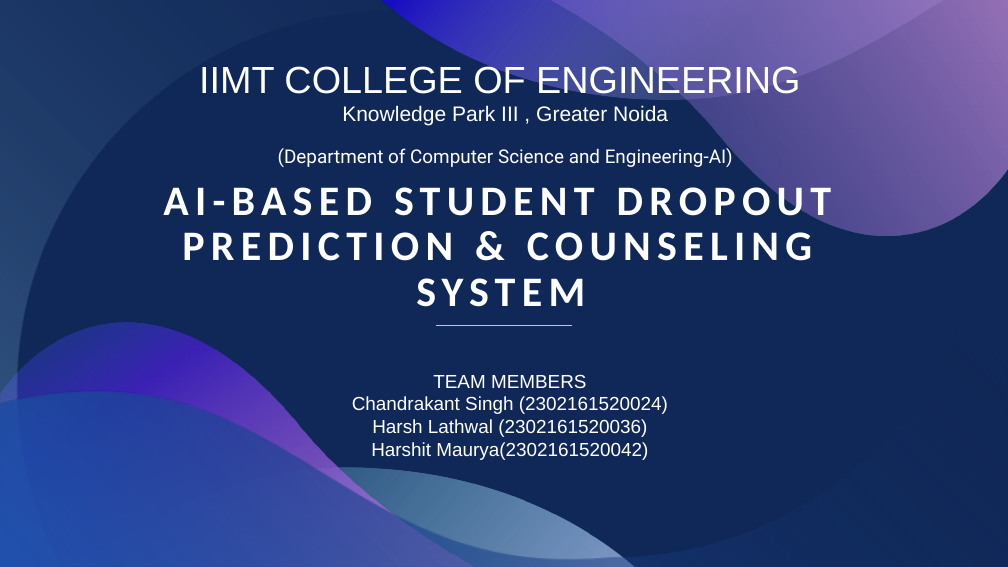
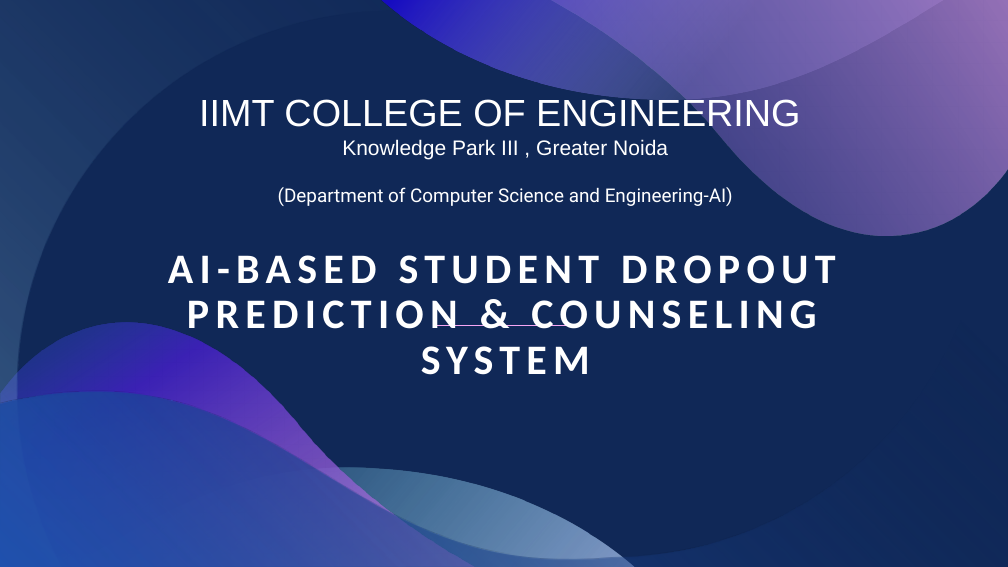
Before and after one commit to zeeshan335530/AI-BASED-DROPOUT-PREDICTION-AND-COUNSELLING-WEBSITE, a slide deck: slide 1 of AI BASED DROPOUT PREDICTION SYSTEM.pptx. Drawn at 1008x567 pixels with LibreOffice and Linux fonts; fonts in the diff are those of the drawing. Boxes give left, top, right and bottom in pixels: in the first picture for what was removed or moved away, otherwise in the second. Text is boxed around its words. In the diff, an @@ line names an element or a change of style, - is before the commit and + after.

```diff
--- a/AI BASED DROPOUT PREDICTION SYSTEM.pptx
+++ b/AI BASED DROPOUT PREDICTION SYSTEM.pptx
@@ text "IIMT COLLEGE OF ENGINEERING" moved from (x1=199, y1=63, x2=800, y2=126) to (x1=199, y1=96, x2=800, y2=159) @@
@@ text "(Department of Computer Science and ..." moved from (x1=278, y1=146, x2=733, y2=167) to (x1=278, y1=187, x2=733, y2=206) @@
@@ title "AI-BASED STUDENT DROPOUT PREDICTION & ..." rewrapped from (x1=163, y1=180, x2=832, y2=307) to (x1=168, y1=255, x2=836, y2=375) @@
@@ text removed at (x1=352, y1=374, x2=668, y2=460) @@
-TEAM MEMBERS
-Chandrakant Singh (2302161520024)
-Harsh Lathwal (2302161520036)
-Harshit Maurya(2302161520042)
```
